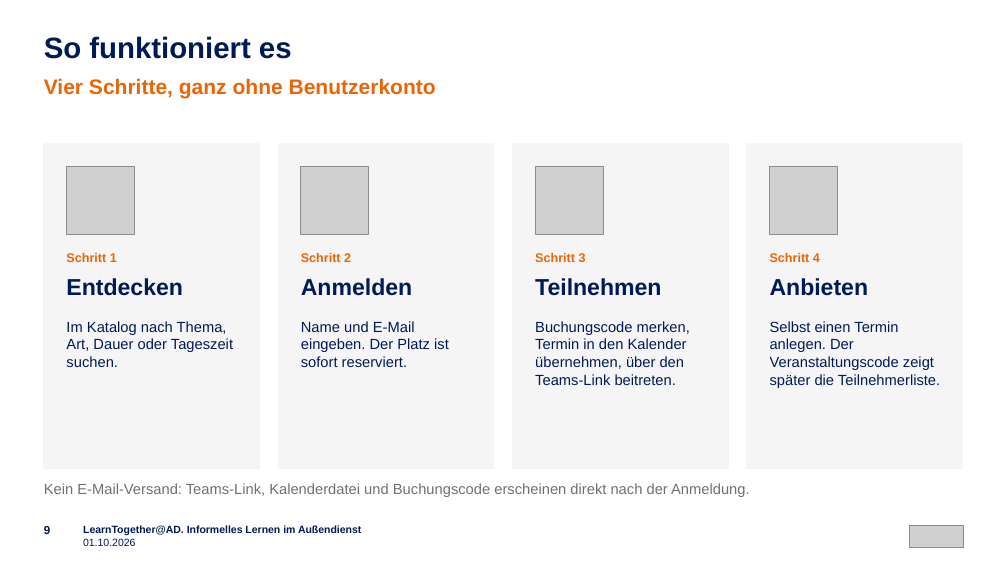
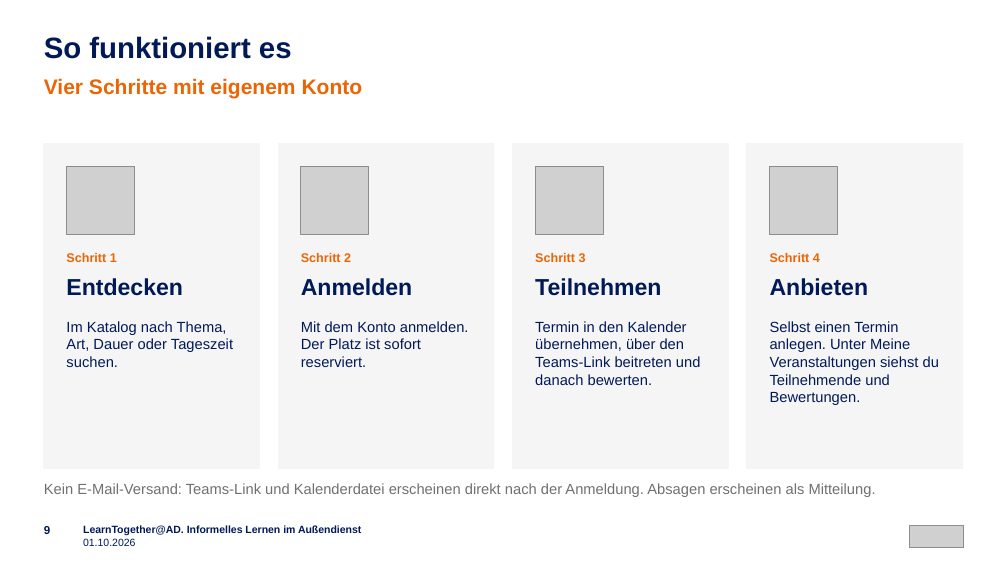
Before and after one commit to emplush/ruv_learntogether, a slide deck: slide 9 of docs/LearnTogether-AD_Praesentation.pptx. Drawn at 1008x567 pixels with LibreOffice and Linux fonts; fonts in the diff are those of the drawing; grey boxes stand for pictures; background and template pictures are left out. Boxes give left, top, right and bottom in pixels: in the first picture for what was removed or moved away, otherwise in the second. Text is boxed around its words. In the diff, an @@ line names an element or a change of style, - is before the commit and + after.

```diff
--- a/docs/LearnTogether-AD_Praesentation.pptx
+++ b/docs/LearnTogether-AD_Praesentation.pptx
@@ text at (x1=44, y1=78, x2=363, y2=99): text changed @@
-Vier Schritte, ganz ohne Benutzerkonto
+Vier Schritte mit eigenem Konto
@@ text at (x1=301, y1=321, x2=469, y2=367): text changed @@
-Name und E-Mail eingeben. Der Platz ist sofort reserviert.
+Mit dem Konto anmelden. Der Platz ist sofort reserviert.
@@ text at (x1=535, y1=321, x2=701, y2=385): text changed @@
-Buchungscode merken, Termin in den Kalender übernehmen, über den Teams-Link beitreten.
+Termin in den Kalender übernehmen, über den Teams-Link beitreten und danach bewerten.
@@ text at (x1=770, y1=321, x2=939, y2=405): text changed @@
-Selbst einen Termin anlegen. Der Veranstaltungscode zeigt später die Teilnehmerliste.
+Selbst einen Termin anlegen. Unter Meine Veranstaltungen siehst du Teilnehmende und Bewertungen.
@@ text at (x1=44, y1=483, x2=876, y2=497): text changed @@
-Kein E-Mail-Versand: Teams-Link, Kalenderdatei und Buchungscode erscheinen direkt nach der Anmeldung.
+Kein E-Mail-Versand: Teams-Link und Kalenderdatei erscheinen direkt nach der Anmeldung. Absagen erscheinen als Mitteilung.
```
Also in this commit, not shown: 6 other slides changed.
